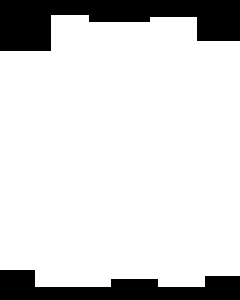
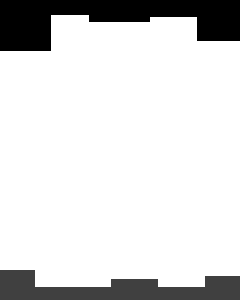
Two versions of the same layered image (240x300). Layer-by-layer changes:
added layer "レイヤー #1" (75%) above "背景" over [0, 270, 240, 300]
painted on "背景" over [0, 270, 240, 300]
